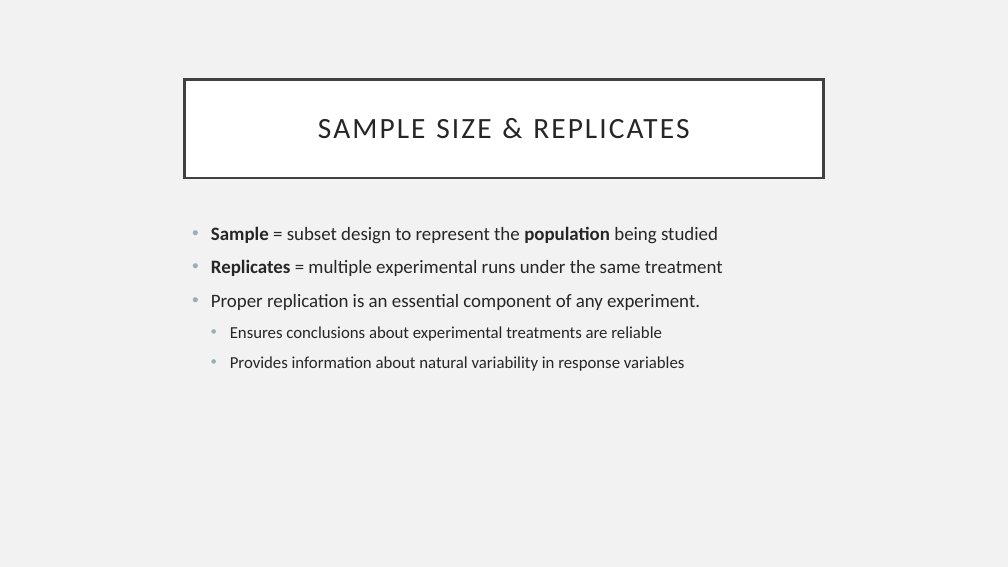
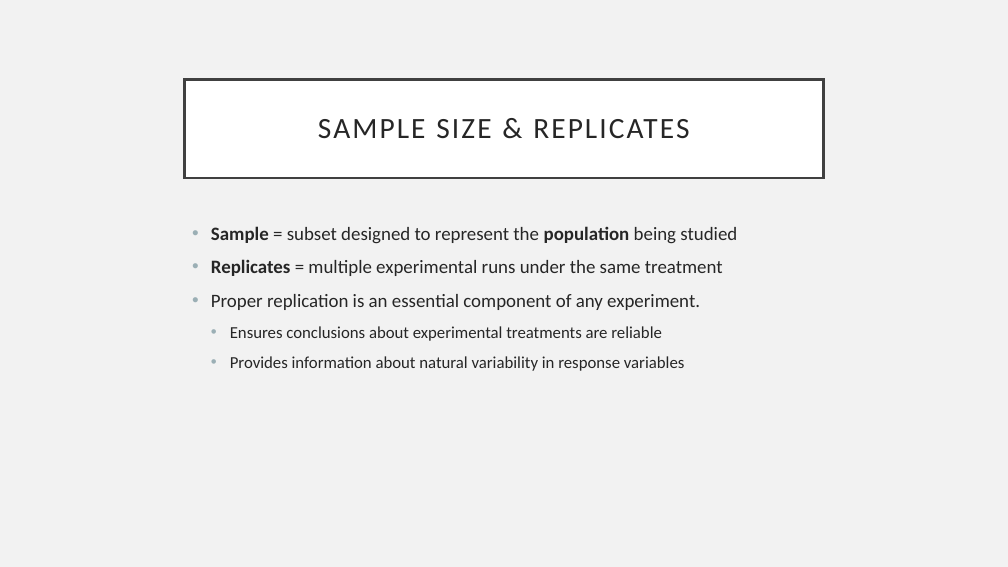
Before and after one commit to eholdmore/StatsForCompBio, a slide deck: slide 11 of Stats-for-Comp-Bio.pptx. Drawn at 1008x567 pixels with LibreOffice and Linux fonts; fonts in the diff are those of the drawing. Boxes give left, top, right and bottom in pixels: in the first picture for what was removed or moved away, otherwise in the second. Text is boxed around its words. In the diff, an @@ line names an element or a change of style, - is before the commit and + after.

```diff
--- a/Stats-for-Comp-Bio.pptx
+++ b/Stats-for-Comp-Bio.pptx
@@ text at box(211, 226, 737, 244): text changed @@
-• Sample = subset design to represent the population being studied
+• Sample = subset designed to represent the population being studied
```
Also in this commit, not shown: 9 other slides changed, 4 slides added, 1 slide removed, 2 other files.
